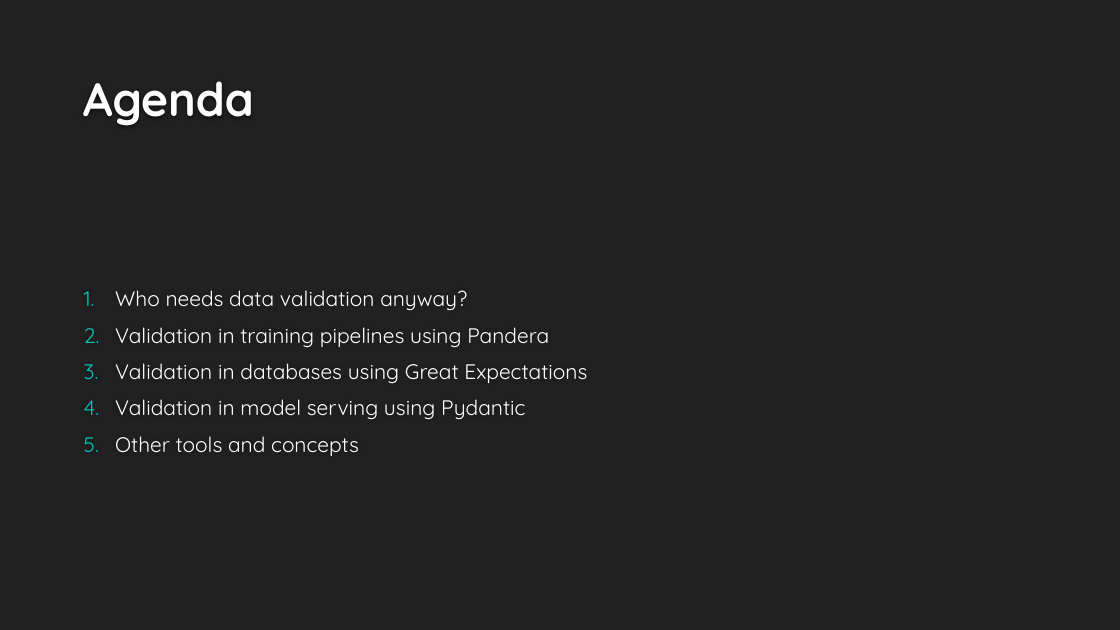
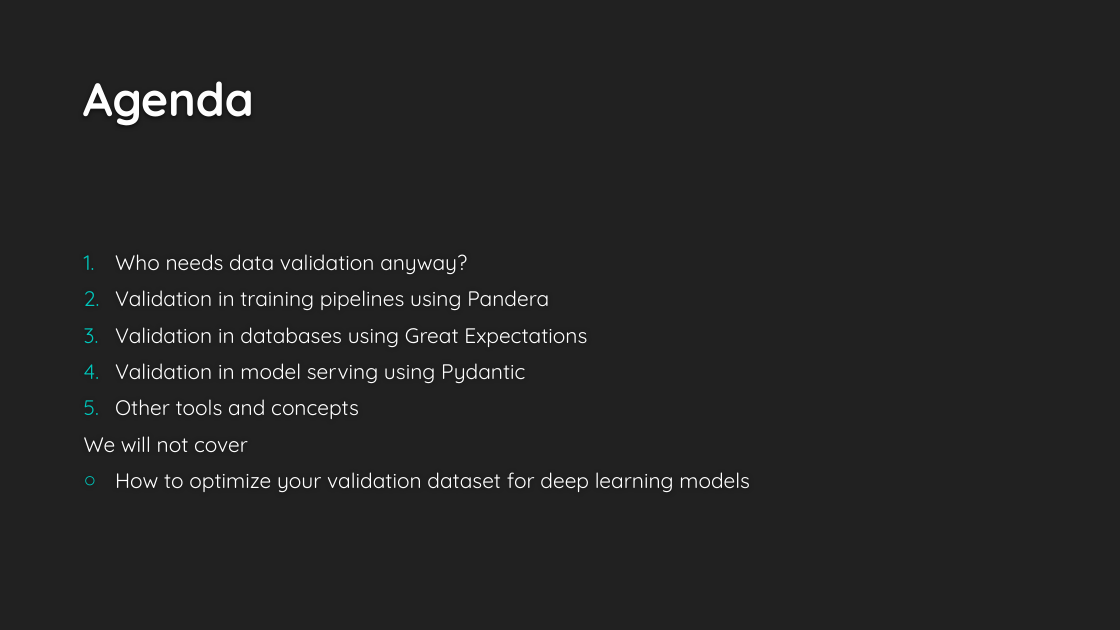
Before and after one commit to NatanMish/data_validation, a slide deck: slide 5 of Data Validation for Data Science.pptx. Drawn at 1120x630 pixels with LibreOffice and Linux fonts; fonts in the diff are those of the drawing; background and template pictures are left out. Boxes give left, top, right and bottom in pixels: in the first picture for what was removed or moved away, otherwise in the second. Text is boxed around its words. In the diff, an @@ line names an element or a change of style, - is before the commit and + after.

```diff
--- a/Data Validation for Data Science.pptx
+++ b/Data Validation for Data Science.pptx
@@ text at (x1=84, y1=436, x2=750, y2=492): paragraphs added @@
+We will not cover
+○ How to optimize your validation dataset for deep learning models
```
Also in this commit, not shown: 7 slides added, 1 slide removed, 2 other files.
